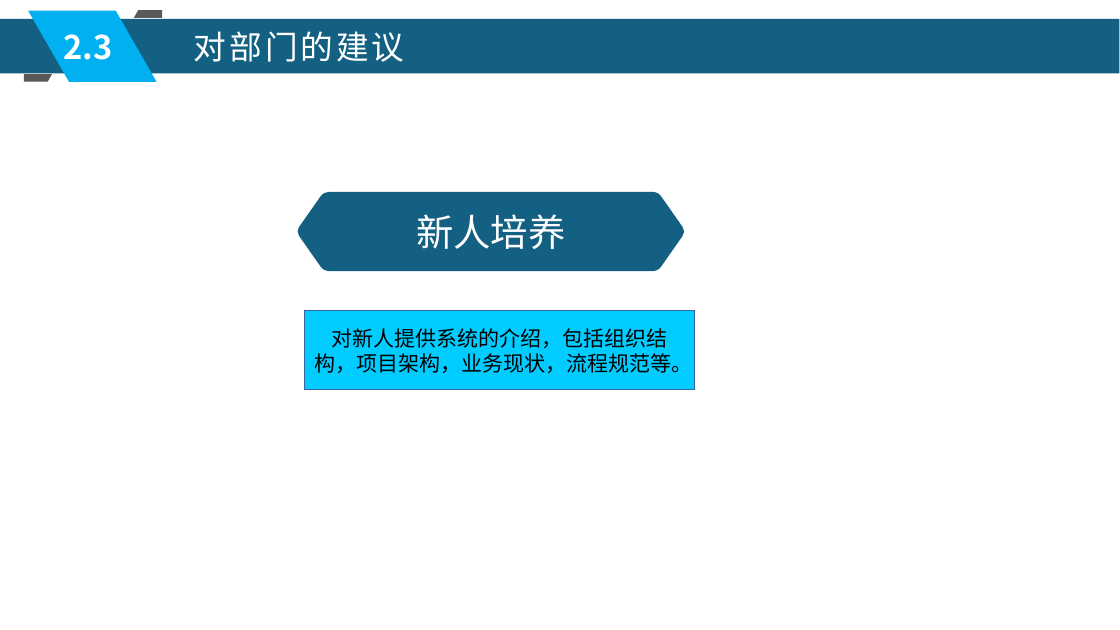
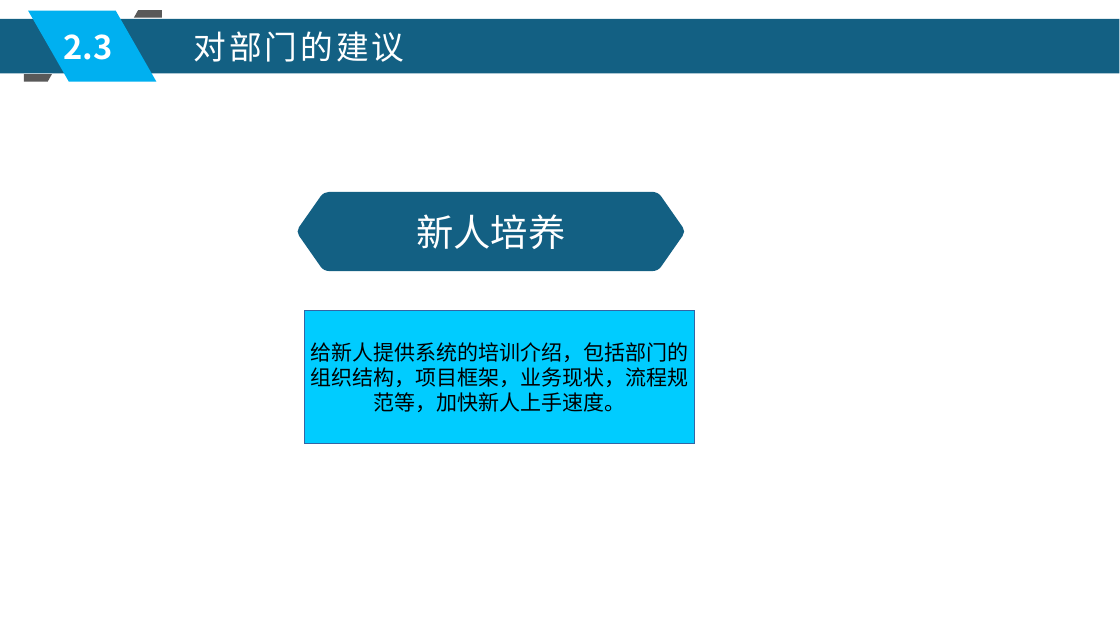
Before and after one commit to xljnc/husky-starter, a slide deck: slide 12 of doc/zzdb.pptx. Drawn at 1120x630 pixels with LibreOffice and Linux fonts; fonts in the diff are those of the drawing. Boxes give left, top, right and bottom in pixels: in the first picture for what was removed or moved away, otherwise in the second. Text is boxed around its words. In the diff, an @@ line names an element or a change of style, - is before the commit and + after.

```diff
--- a/doc/zzdb.pptx
+++ b/doc/zzdb.pptx
@@ rectangle "给新人提供系统的培训介绍，包括部门的 组织结构，项目框架，业务现状，流程规": place and size @@
-rectangle "给新人提供系统的培训介绍，包括部门的 组织结构，项目框架，业务现状，流程规" at [304,311,694,390]
+rectangle "给新人提供系统的培训介绍，包括部门的 组织结构，项目框架，业务现状，流程规" at [304,311,695,443]
@@ text in rectangle at [310,342,688,412]: text changed @@
-对新人提供系统的介绍，包括组织结
-构，项目架构，业务现状，流程规范等。
+给新人提供系统的培训介绍，包括部门的
+组织结构，项目框架，业务现状，流程规
+范等，加快新人上手速度。
```
Also in this commit, not shown: 10 other slides changed, 4 slides added, 6 slides removed, 1 other file.
